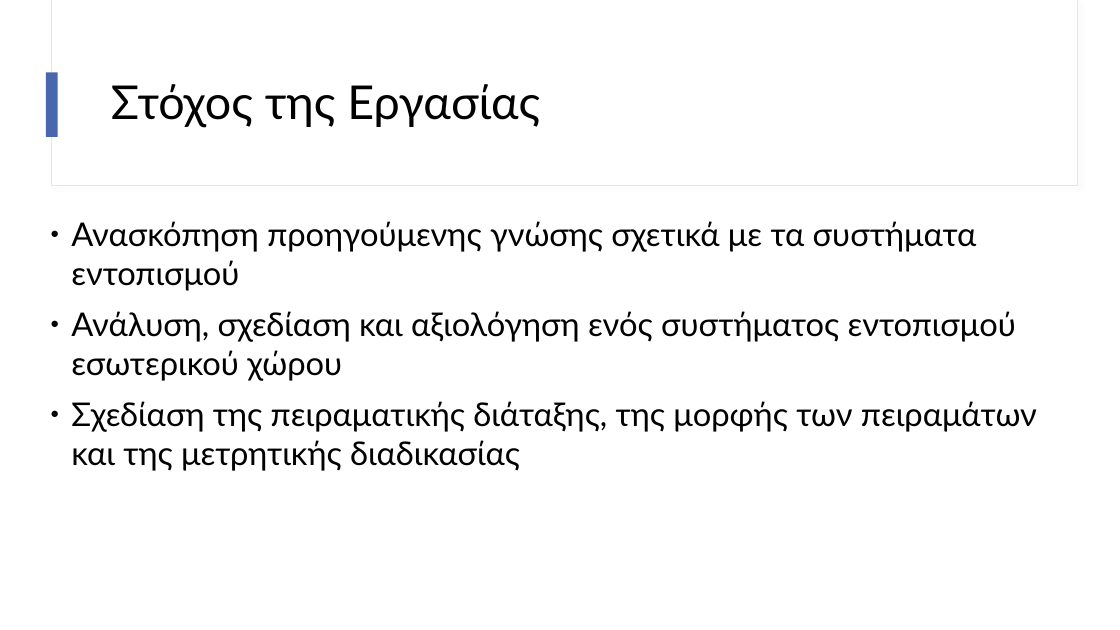
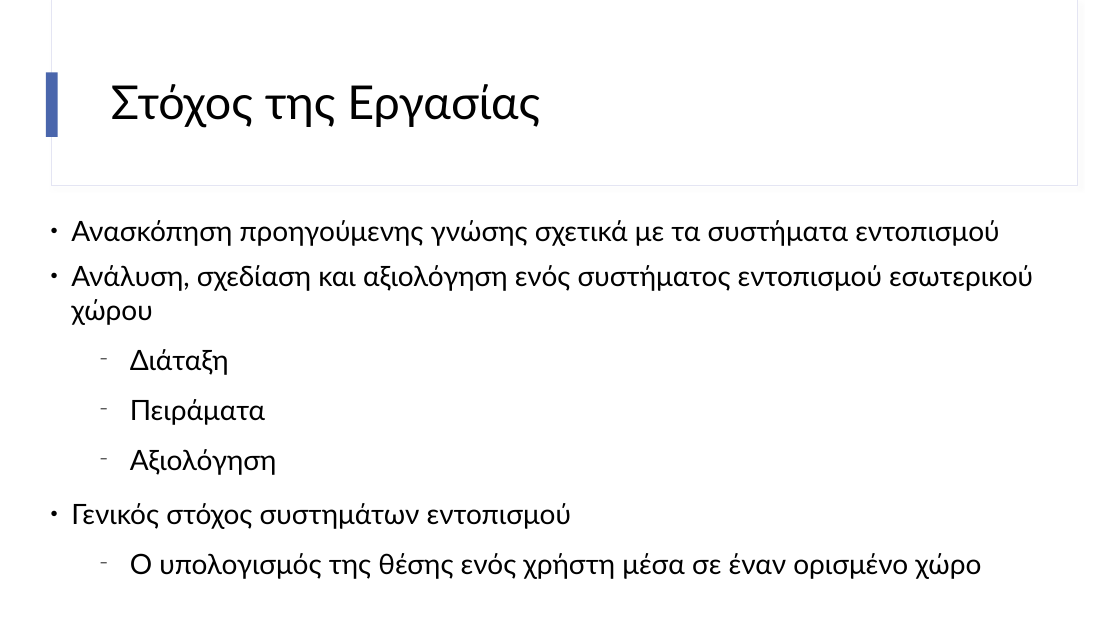
Before and after one commit to imanthoc/thesis, a slide deck: slide 2 of report/powerpoint/my_parousiasi.odp. Drawn at 1120x630 pixels with LibreOffice and Linux fonts; fonts in the diff are those of the drawing. Boxes give left, top, right and bottom in pixels: in the first picture for what was removed or moved away, otherwise in the second. Text is boxed around its words. In the diff, an @@ line names an element or a change of style, - is before the commit and + after.

```diff
--- a/report/powerpoint/my_parousiasi.odp
+++ b/report/powerpoint/my_parousiasi.odp
@@ text at bbox=[71, 220, 1033, 325]: size 28 to 24 pt in "Ανασκόπηση προηγούμενης γνώσης σχετικά με τα συστήματα ...", "Ανάλυση, σχεδίαση και αξιολόγηση ενός συστήματος εντοπισμού ..." @@
@@ text at bbox=[71, 349, 981, 579]: text changed; size 28 to 24 pt @@
-● Σχεδίαση της πειραματικής διάταξης, της μορφής των πειραμάτων και της μετρητικής διαδικασίας
+  − Διάταξη
+  − Πειράματα
+  − Αξιολόγηση
+● Γενικός στόχος συστημάτων εντοπισμού
+  − Ο υπολογισμός της θέσης ενός χρήστη μέσα σε έναν ορισμένο χώρο
```
Also in this commit, not shown: 27 other slides changed, 5 slides removed, 4 other files.
